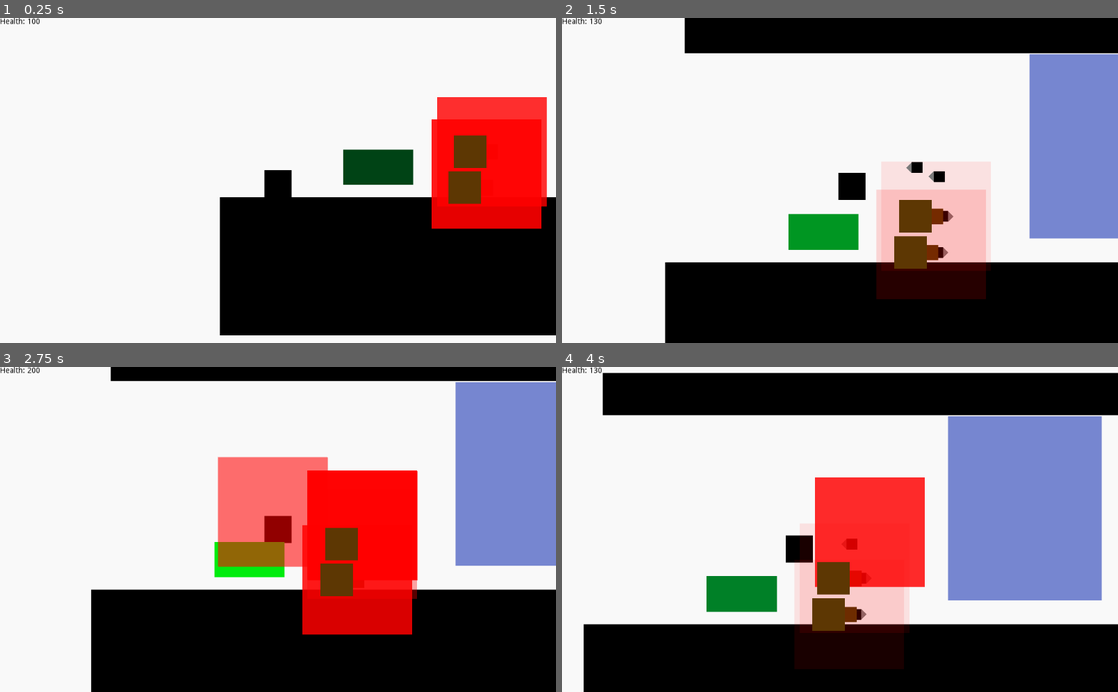
Above: before the commit, frames 1-4 (two rows, left to right).
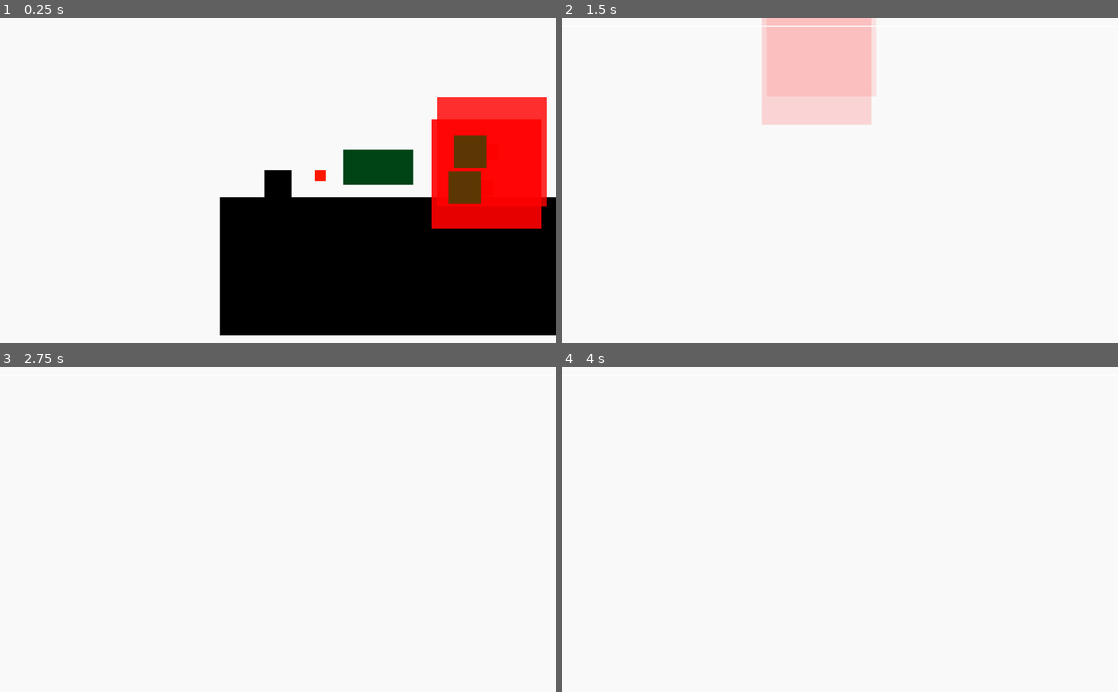
Above: after the commit, the same moments.

Repository: RavenJFelix/Square
Game: Godot game, scene res://testLevel/test.tscn
The game is run twice, just before and just after one commit, with the same random seed, the same clock (stepped at 60 frames per second) and the same inputs. This scene is started directly instead of the project's main scene.
Inputs (mouse positions are in pixels of both pictures, inside the frame that each line leads up to):
- Up to frame 1 (0.25 s): no input
- Up to frame 2 (1.5 s): hold Right (ui_right) 0.53-1.25 s; tap Up (ui_up) at 0.77 s; click (840, 24) at 1.25 s, where only the run after the commit has a clickable "Play"
- Up to frame 3 (2.75 s): click (278, 373) at 2 s, where only the run after the commit has a clickable "Play"
- Up to frame 4 (4 s): hold Right (ui_right) 2.78-3.53 s; tap Up (ui_up) at 3.02 s; hold Left (ui_left) from 3.53 s (still down)

The runs differ from the first frame. In frame 1, 0.1% of the frame differs, in the area x 0-59%, y 0-51%; in frame 2, 49%; in frame 3, 54%; in frame 4, 59%, in the area x 0-100%, y 0-100%.

Commit message:
refactor

Diff:
--- a/entity/pc/player/player.tscn
+++ b/entity/pc/player/player.tscn
@@ -6,7 +6,7 @@
 [sub_resource type="RectangleShape2D" id=1]
 extents = Vector2( 5, 5 )
 
-[node name="KinematicBody2D" type="KinematicBody2D"]
+[node name="Player" type="KinematicBody2D"]
 collision_layer = 3
 collision_mask = 3
 collision/safe_margin = 0.01
--- /dev/null
+++ b/gui/player/player-data-gui/PlayerGUI.gd
@@ -0,0 +1,12 @@
+extends Control
+
+# Declare member variables here. Examples:
+# var a = 2
+# var b = "text"
+
+# Called when the node enters the scene tree for the first time.
+func _ready():
+	pass # Replace with function body.
+
+func set_health(amt):
+	$Health.set_text("Health: " + String(amt))
--- a/gui/player/player-data-gui/PlayerGUI.tscn
+++ b/gui/player/player-data-gui/PlayerGUI.tscn
@@ -1,11 +1,18 @@
-[gd_scene format=2]
+[gd_scene load_steps=4 format=2]
+
+[ext_resource path="res://resourcez/themz/default_scene.tres" type="Theme" id=1]
+[ext_resource path="res://gui/player/player-data-gui/PlayerGUI.gd" type="Script" id=2]
+[ext_resource path="res://resourcez/fontz/Satella.tres" type="DynamicFont" id=3]
 
 [node name="PlayerGUI" type="Control"]
 margin_right = 40.0
 margin_bottom = 40.0
+theme = ExtResource( 1 )
+script = ExtResource( 2 )
 
 [node name="Health" type="Label" parent="."]
 margin_right = 50.0
 margin_bottom = 14.0
+custom_fonts/font = ExtResource( 3 )
 custom_colors/font_color = Color( 0, 0, 0, 1 )
 text = "Health: "
--- a/gui/player/player-gui/PlayerGUI.gd
+++ b/gui/player/player-gui/PlayerGUI.gd
@@ -10,7 +10,7 @@
 	pass # Replace with function body.
 
 func update_health(new_health):
-	$Health.set_text("Health: " + String(new_health))
+	$PlayerGUI.set_health(new_health)
 
 func reload_level():
 	get_tree().reload_current_scene()
--- a/gui/player/player-gui/PlayerGUI.tscn
+++ b/gui/player/player-gui/PlayerGUI.tscn
@@ -1,13 +1,10 @@
-[gd_scene load_steps=2 format=2]
+[gd_scene load_steps=3 format=2]
 
 [ext_resource path="res://gui/player/player-gui/PlayerGUI.gd" type="Script" id=1]
+[ext_resource path="res://gui/player/player-data-gui/PlayerGUI.tscn" type="PackedScene" id=2]
 
 [node name="PlayerGUI" type="CanvasLayer"]
 pause_mode = 2
 script = ExtResource( 1 )
 
-[node name="Health" type="Label" parent="."]
-margin_right = 40.0
-margin_bottom = 14.0
-custom_colors/font_color = Color( 0, 0, 0, 1 )
-text = "Health: "
+[node name="PlayerGUI" parent="." instance=ExtResource( 2 )]
--- a/resourcez/fontz/Satella.tres
+++ b/resourcez/fontz/Satella.tres
@@ -3,5 +3,5 @@
 [ext_resource path="res://assets/fonts/SatellaRegular-ZVVaz.ttf" type="DynamicFontData" id=1]
 
 [resource]
-size = 100
+size = 75
 font_data = ExtResource( 1 )
--- a/testLevel/test.tscn
+++ b/testLevel/test.tscn
@@ -1,10 +1,11 @@
-[gd_scene load_steps=6 format=2]
+[gd_scene load_steps=7 format=2]
 
 [ext_resource path="res://map/basicPlatform.tscn" type="PackedScene" id=1]
 [ext_resource path="res://entity/pc/player/player.tscn" type="PackedScene" id=2]
 [ext_resource path="res://map/motion/gravity-flip-zone/gravity-zone.tscn" type="PackedScene" id=3]
 [ext_resource path="res://map/hazard/missile-shooter/missile-shooter.tscn" type="PackedScene" id=4]
 [ext_resource path="res://map/hazard/health-block/health-block.tscn" type="PackedScene" id=5]
+[ext_resource path="res://map/modifiers/change-scene/change-scene-zone.tscn" type="PackedScene" id=6]
 
 [node name="Node2D" type="Node2D"]
 
@@ -34,3 +35,7 @@
 [node name="HealingBlock" parent="." instance=ExtResource( 5 )]
 position = Vector2( 270.257, 72.9655 )
 scale = Vector2( 6.46527, 3.27124 )
+
+[node name="ChangeScene" parent="." instance=ExtResource( 6 )]
+position = Vector2( 163.639, 88.394 )
+scene = "res://gui/intro/intro-menu.tscn"
